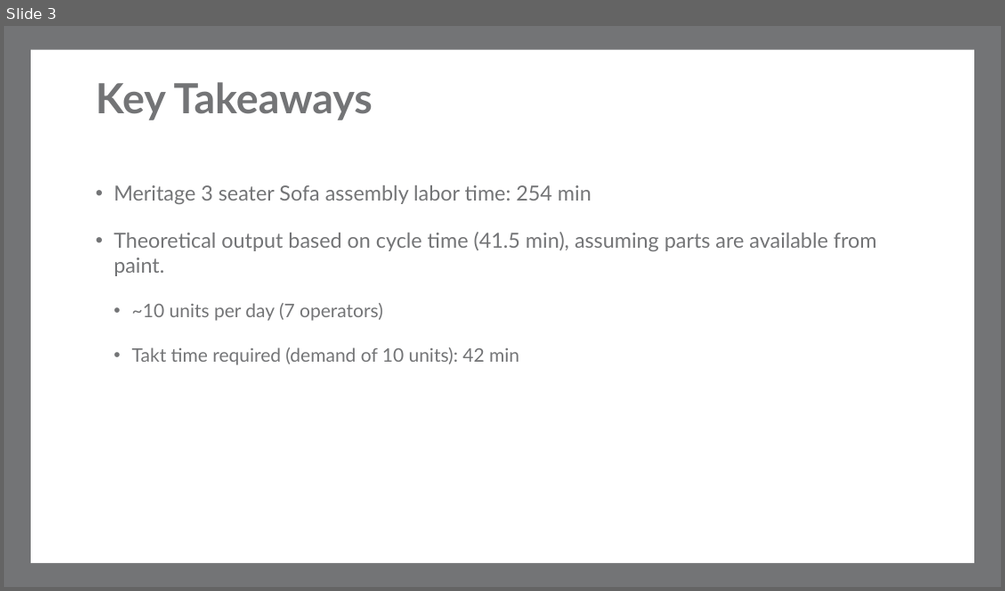
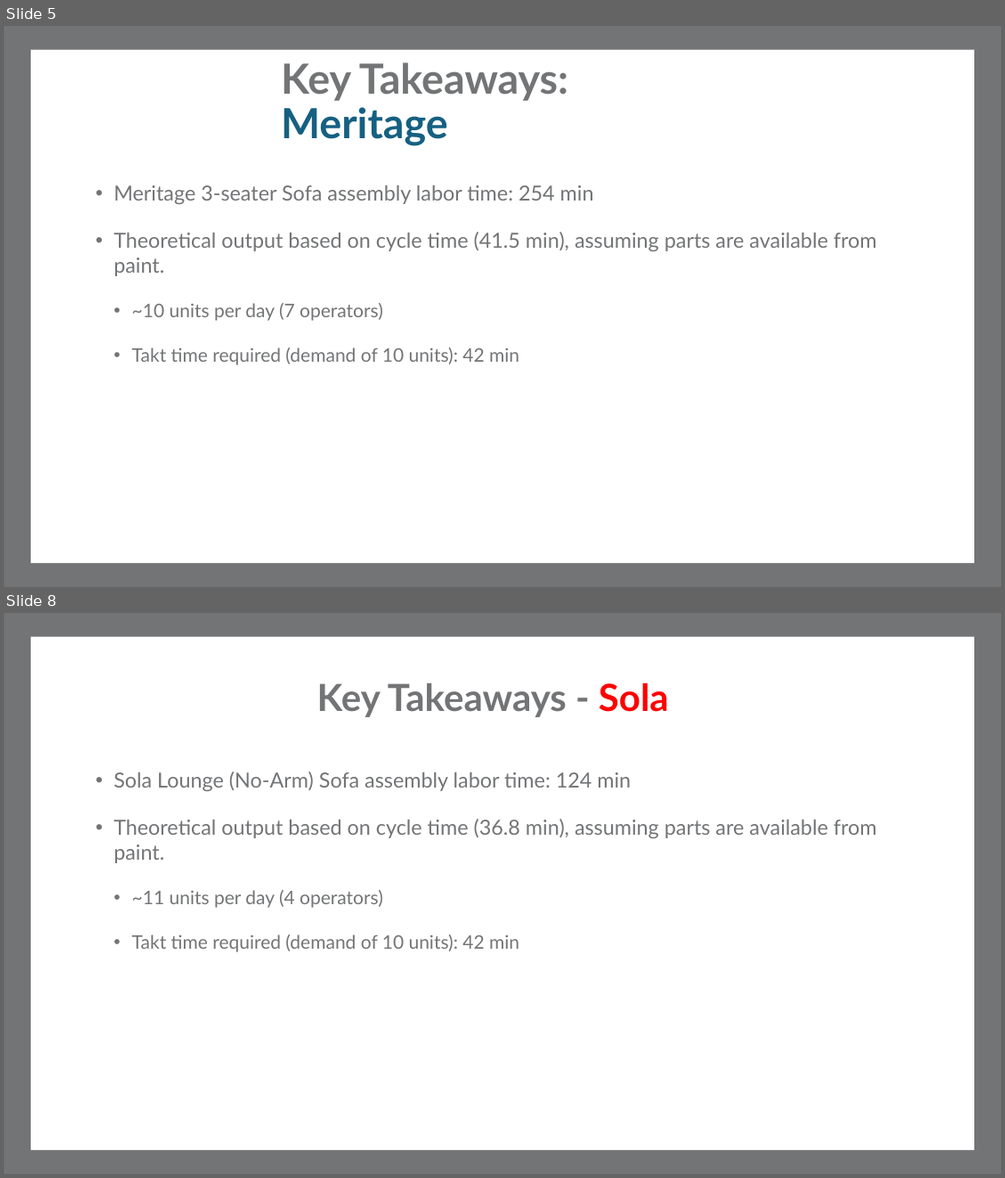
Before and after one commit to macokeefe/claude-code-system, a slide deck: standard-work/standalone/Meritage_3Seater_Standard_Work.pptx. Shown one above the other, each under a label of ours: slide 3 before the commit, slides 5 and 8 after it; the slides between them are not shown. The pictures are 1005x591 and 1005x1178 pixels, drawn with LibreOffice and Linux fonts; fonts in the diff are those of the drawing; background and template pictures are left out. Boxes give left, top, right and bottom in pixels: in the first picture for what was removed or moved away, otherwise in the second. Text is boxed around its words. In the diff, an @@ line names an element or a change of style, - is before the commit and + after.

```diff
--- a/standard-work/standalone/Meritage_3Seater_Standard_Work.pptx
+++ b/standard-work/standalone/Meritage_3Seater_Standard_Work.pptx
@@ slide 8 added at box(4, 613, 1001, 1174), background #FFFFFF; not listed: 2 template elements that a slide beside it also shows @@
@@ title added at box(317, 682, 669, 717), 36 pt, text #737476, bold @@
+Key Takeaways - Sola
@@ text added at box(113, 771, 877, 952), 20 pt, text #737476 @@
+• Sola Lounge (No-Arm) Sofa assembly labor time: 124 min
+• Theoretical output based on cycle time (36.8 min), assuming parts are available from paint.
+  • ~11 units per day (4 operators)
+  • Takt time required (demand of 10 units): 42 min
@@ what was slide 3 is now slide 5 @@
@@ slide 5 changed as well @@
@@ title at box(281, 62, 568, 146): text changed @@
-Key Takeaways
+Key Takeaways: Meritage
@@ text at box(113, 185, 594, 204): text changed @@
-• Meritage 3 seater Sofa assembly labor time: 254 min
+• Meritage 3-seater Sofa assembly labor time: 254 min
```
Also in this commit, not shown: 4 other slides changed, 4 other slides added.
